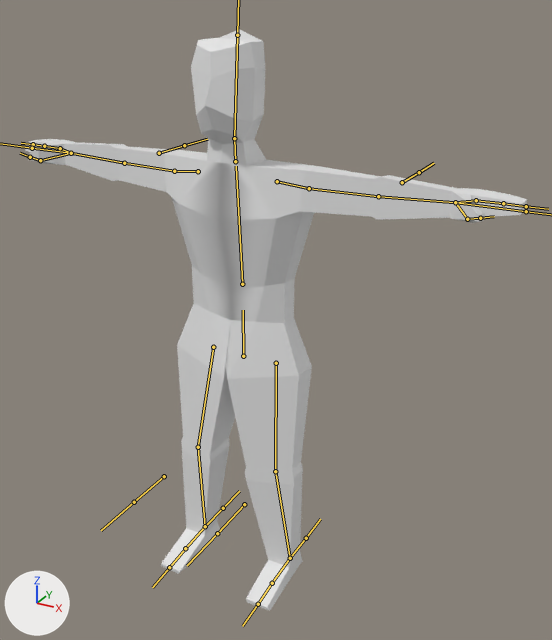
An edit to the FBX model MoodyPixel3D/Assets/Elements/Humanoid/humanoidFBX.fbx, drawn before and after from the same camera.
One viewpoint serves both versions: a camera (50 mm lens) standing at (7.11, -11.76, 11.54) and looking at (0.66, -0.05, 5.68). The axes (+X, +Y, +Z) are drawn at lower left. The lights are the same throughout. The bones that bend it are drawn over the model as lines.

Objects in the first picture: 'Dude'.
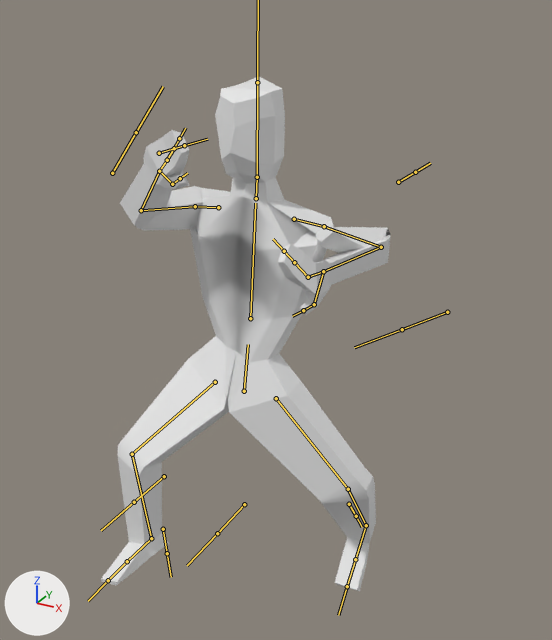
The newer file adds an action. The first version stands in its rest pose; the second is drawn at frame 1 of the action 'DudeArmature|Defended'.

Where the change shows, as pixel boxes [x1, y1, x2, y2] in the pictures (552 x 640 px):
'Dude', posed (42% narrower, 12% shorter): before [25, 29, 527, 611]; after [101, 77, 391, 591]
bone 'Hips', root to tip: before (243, 356) to (243, 310); after (244, 391) to (248, 344)
bone 'Head', root to tip: before (234, 138) to (237, 35); after (257, 177) to (257, 82)
bone 'Arm2.R', root to tip: before (174, 171) to (124, 163); after (195, 206) to (141, 210)
bone 'Arm3.R', root to tip: before (124, 163) to (71, 153); after (141, 210) to (159, 171)
bone 'Hand1.R', root to tip: before (71, 153) to (60, 148); after (159, 171) to (167, 160)
bone 'Arm2.L', root to tip: before (309, 188) to (378, 196); after (324, 226) to (381, 247)
bone 'Arm3.L', root to tip: before (378, 196) to (455, 202); after (381, 247) to (323, 271)
bone 'Hand1.L', root to tip: before (455, 202) to (476, 200); after (323, 271) to (308, 277)
bone 'Hand2.L', root to tip: before (476, 200) to (503, 203); after (308, 277) to (294, 262)
bone 'Leg1.R', root to tip: before (213, 347) to (198, 447); after (215, 382) to (132, 454)
bone 'Leg2.R', root to tip: before (198, 447) to (205, 526); after (132, 454) to (151, 538)
bone 'Feet1.R', root to tip: before (205, 526) to (185, 548); after (151, 538) to (127, 561)
bone 'Leg1.L', root to tip: before (276, 363) to (275, 471); after (276, 398) to (348, 489)
bone 'Leg2.L', root to tip: before (275, 471) to (290, 558); after (348, 489) to (366, 525)
bone 'LegIK.R', root to tip: before (205, 526) to (223, 508); after (163, 529) to (167, 553)
bone 'LegIK.L', root to tip: before (290, 558) to (306, 538); after (349, 504) to (356, 516)

The change, as a list of edits to the scene's bpy script:
```text
Change bone_hips:
    where bone_hips = bpy.data.objects['DudeArmature'].pose.bones['Hips']
    bone_hips.location: (0.0, 0.0, 0.0) -> (0.0, -0.79, -0.01)
    bone_hips.rotation_quaternion: (1.0, 0.0, 0.0, 0.0) -> (0.996, 0.046, -0.001, 0.077)  # degrees (0, 0, 0) -> degrees (5, 0, 9)
Change bone_head:
    where bone_head = bpy.data.objects['DudeArmature'].pose.bones['Head']  # child of 'Neck'
    bone_head.rotation_quaternion: (1.0, 0.0, 0.0, 0.0) -> (0.993, -0.063, -0.001, -0.105)  # degrees (0, 0, 0) -> degrees (-7, -1, -12)
Change bone_arm2_r:
    where bone_arm2_r = bpy.data.objects['DudeArmature'].pose.bones['Arm2.R']  # child of 'Arm.R'
    bone_arm2_r.rotation_quaternion: (1.0, 0.0, 0.0, 0.0) -> (0.754, -0.179, -0.285, -0.565)  # degrees (0, 0, 0) -> degrees (4, -39, -75)
Change bone_arm3_r:
    where bone_arm3_r = bpy.data.objects['DudeArmature'].pose.bones['Arm3.R']  # child of 'Arm2.R'
    bone_arm3_r.rotation_quaternion: (1.0, 0.0, 0.0, 0.0) -> (0.784, -0.615, -0.064, -0.045)  # degrees (0, 0, 0) -> degrees (-76, -9, 1)
Change bone_hand1_r:
    where bone_hand1_r = bpy.data.objects['DudeArmature'].pose.bones['Hand1.R']  # child of 'Arm3.R'
    bone_hand1_r.rotation_quaternion: (1.0, 0.0, 0.0, 0.0) -> (0.997, 0.005, 0.007, -0.082)  # degrees (0, 0, 0) -> degrees (1, 1, -9)
Change bone_arm2_l:
    where bone_arm2_l = bpy.data.objects['DudeArmature'].pose.bones['Arm2.L']  # child of 'Arm.L'
    bone_arm2_l.rotation_quaternion: (1.0, 0.0, 0.0, 0.0) -> (0.327, 0.383, 0.864, 0.01)  # degrees (0, 0, 0) -> degrees (-19, 146, -54)
Change bone_arm3_l:
    where bone_arm3_l = bpy.data.objects['DudeArmature'].pose.bones['Arm3.L']  # child of 'Arm2.L'
    bone_arm3_l.rotation_quaternion: (1.0, 0.0, 0.0, 0.0) -> (-0.237, 0.84, -0.28, 0.4)  # degrees (0, 0, 0) -> degrees (-132, -33, -52)
Change bone_hand1_l:
    where bone_hand1_l = bpy.data.objects['DudeArmature'].pose.bones['Hand1.L']  # child of 'Arm3.L'
    bone_hand1_l.rotation_quaternion: (1.0, 0.0, 0.0, 0.0) -> (0.998, 0.054, 0.0, 0.041)  # degrees (0, 0, 0) -> degrees (6, 0, 5)
Change bone_hand2_l:
    where bone_hand2_l = bpy.data.objects['DudeArmature'].pose.bones['Hand2.L']  # child of 'Hand1.L'
    bone_hand2_l.rotation_quaternion: (1.0, 0.0, 0.0, 0.0) -> (0.826, 0.077, 0.216, -0.515)  # degrees (0, 0, 0) -> degrees (-6, 26, -65)
Change bone_leg1_r:
    where bone_leg1_r = bpy.data.objects['DudeArmature'].pose.bones['Leg1.R']  # child of 'Hips'
    bone_leg1_r.rotation_quaternion: (1.0, 0.0, 0.0, 0.0) -> (0.951, -0.177, -0.06, 0.246)  # degrees (0, 0, 0) -> degrees (-21, -2, 29)
Change bone_leg2_r:
    where bone_leg2_r = bpy.data.objects['DudeArmature'].pose.bones['Leg2.R']  # child of 'Leg1.R'
    bone_leg2_r.rotation_quaternion: (1.0, 0.0, 0.0, 0.0) -> (0.922, 0.254, -0.009, -0.292)  # degrees (0, 0, 0) -> degrees (29, 8, -33)
Change bone_feet1_r:
    where bone_feet1_r = bpy.data.objects['DudeArmature'].pose.bones['Feet1.R']  # child of 'Leg2.R'
    bone_feet1_r.rotation_quaternion: (1.0, 0.0, 0.0, 0.0) -> (0.993, 0.007, 0.116, 0.001)  # degrees (0, 0, 0) -> degrees (1, 13, 0)
Change bone_leg1_l:
    where bone_leg1_l = bpy.data.objects['DudeArmature'].pose.bones['Leg1.L']  # child of 'Hips'
    bone_leg1_l.rotation_quaternion: (1.0, 0.0, 0.0, 0.0) -> (0.915, 0.157, 0.136, -0.345)  # degrees (0, 0, 0) -> degrees (12, 21, -39)
Change bone_leg2_l:
    where bone_leg2_l = bpy.data.objects['DudeArmature'].pose.bones['Leg2.L']  # child of 'Leg1.L'
    bone_leg2_l.rotation_quaternion: (1.0, 0.0, 0.0, 0.0) -> (0.902, 0.146, 0.092, 0.396)  # degrees (0, 0, 0) -> degrees (20, 3, 48)
Change bone_legik_r:
    where bone_legik_r = bpy.data.objects['DudeArmature'].pose.bones['LegIK.R']
    bone_legik_r.location: (0.0, 0.0, 0.0) -> (-0.6, -0.79, 0.23)
    bone_legik_r.rotation_quaternion: (1.0, 0.0, 0.0, 0.0) -> (0.746, -0.665, 0.0, -0.033)  # degrees (0, 0, 0) -> degrees (-83, -2, -3)
Change bone_legik_l:
    where bone_legik_l = bpy.data.objects['DudeArmature'].pose.bones['LegIK.L']
    bone_legik_l.location: (0.0, 0.0, 0.0) -> (0.77, 1.42, 0.7)
    bone_legik_l.rotation_quaternion: (1.0, 0.0, 0.0, 0.0) -> (0.887, -0.462, 0.0, 0.023)  # degrees (0, 0, 0) -> degrees (-55, 1, 2)
```
